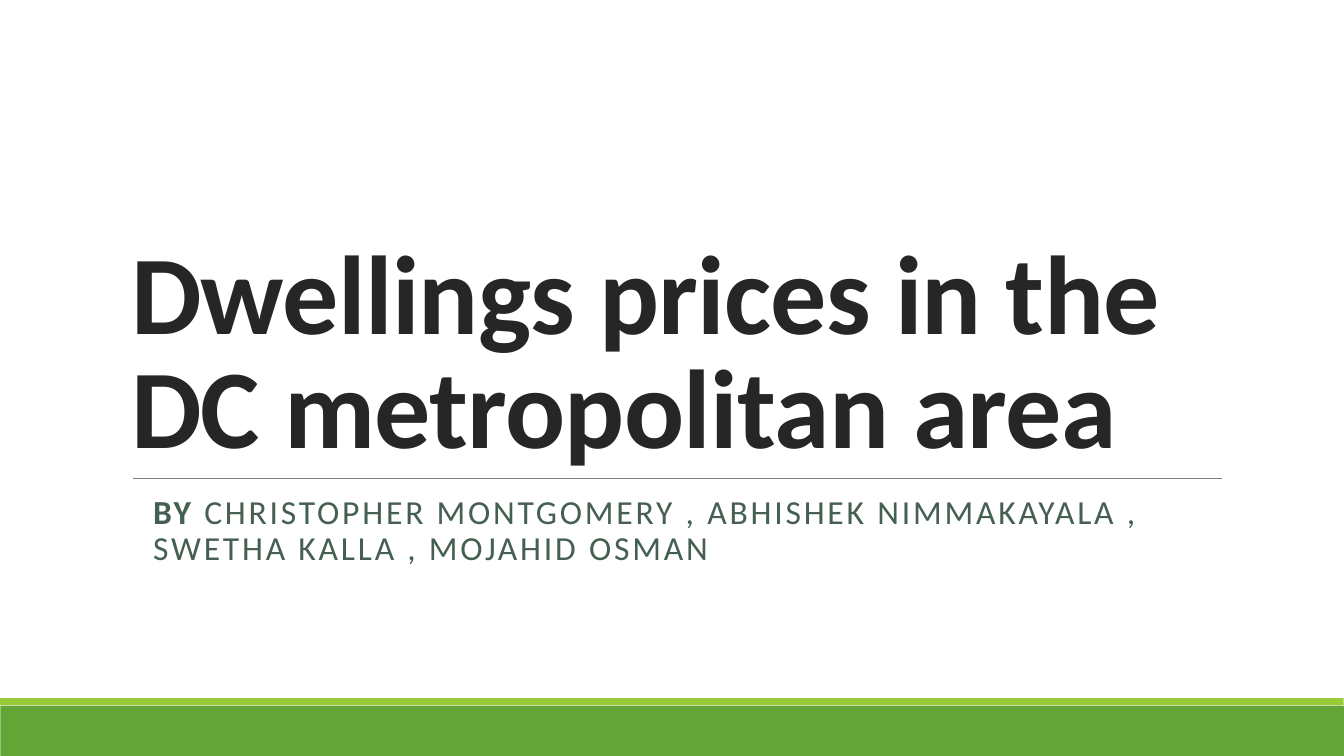
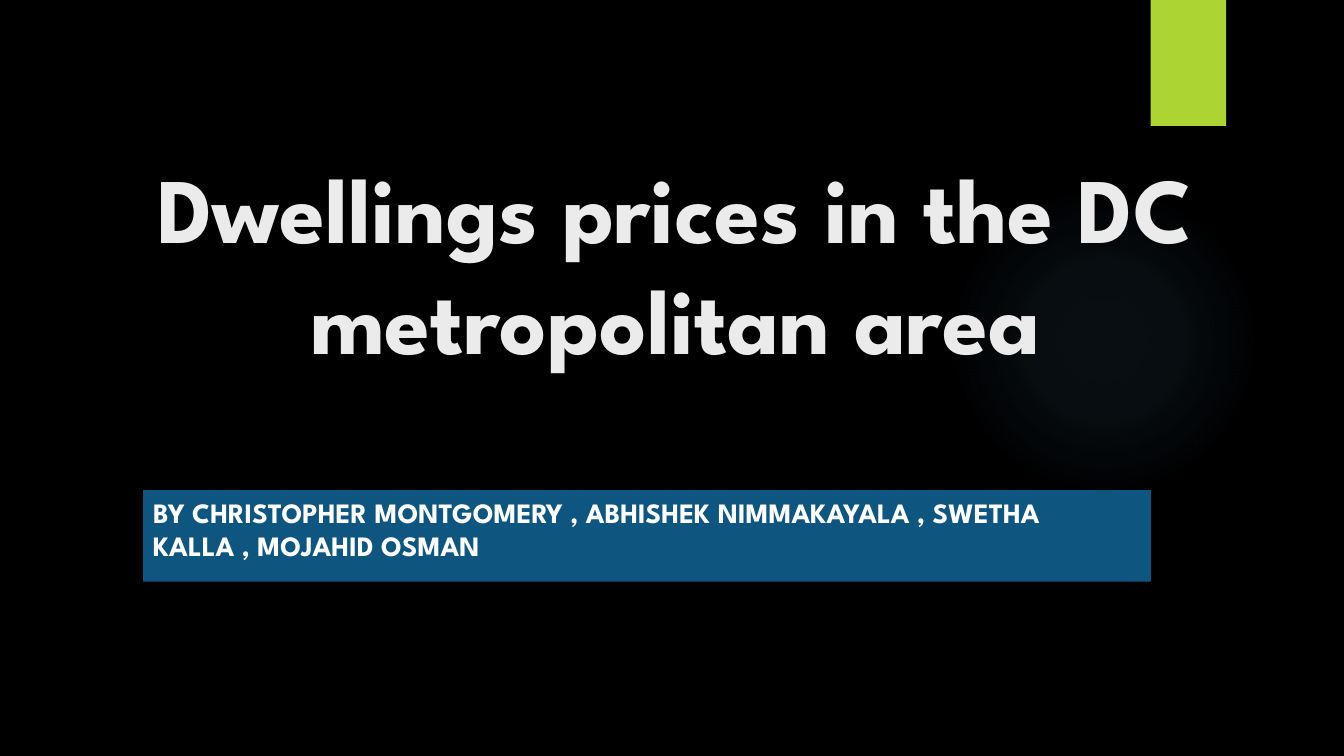
Before and after one commit to crm105/DATS6101_DataScience, a slide deck: slide 1 of eda_project/Dwellings prices in the DC metropolitan area.pptx. Drawn at 1344x756 pixels with LibreOffice and Linux fonts; fonts in the diff are those of the drawing; background and template pictures are left out. Boxes give left, top, right and bottom in pixels: in the first picture for what was removed or moved away, otherwise in the second. Text is boxed around its words. In the diff, an @@ line names an element or a change of style, - is before the commit and + after.

```diff
--- a/eda_project/Dwellings prices in the DC metropolitan area.pptx
+++ b/eda_project/Dwellings prices in the DC metropolitan area.pptx
@@ background #FFFFFF to picture (left out) @@
@@ rectangle added at box(1150, 0, 1226, 126), fill #ACD433 @@
@@ title "Dwellings prices in the DC ..." at box(157, 179, 1193, 374): size 80 to 66 pt, font Calibri to League Spartan, text colour #262626 to #EBEBEB, letter spacing -0.5 to 0 pt; alignment left to centre; line spacing 0.85 to 1 @@
@@ ellipse added at box(949, 185, 1259, 495), fill gradient #7AC4F0 @@
@@ line removed from (133, 479) to (1222, 479) @@
@@ subtitle "BY CHRISTOPHER MONTGOMERY , ABHISHEK ...": place and size @@
-subtitle "BY CHRISTOPHER MONTGOMERY , ABHISHEK ..." at box(153, 502, 1113, 560)
+subtitle "BY CHRISTOPHER MONTGOMERY , ABHISHEK ..." at box(143, 490, 1151, 582)
@@ subtitle "BY CHRISTOPHER MONTGOMERY , ABHISHEK ..." at box(143, 490, 1151, 582): size 24 to 20 pt, font Calibri to League Spartan, text colour #455F51 to #FFFFFF, letter spacing 2 to 0 pt, bold on; line spacing 0.9 to 1; less space between paragraphs; fill none to #0E5580 @@
@@ rectangle removed at box(0, 706, 1344, 756) @@
@@ rectangle removed at box(0, 699, 1344, 706) @@
```
Also in this commit, not shown: 3 other slides changed, 5 slides added.
